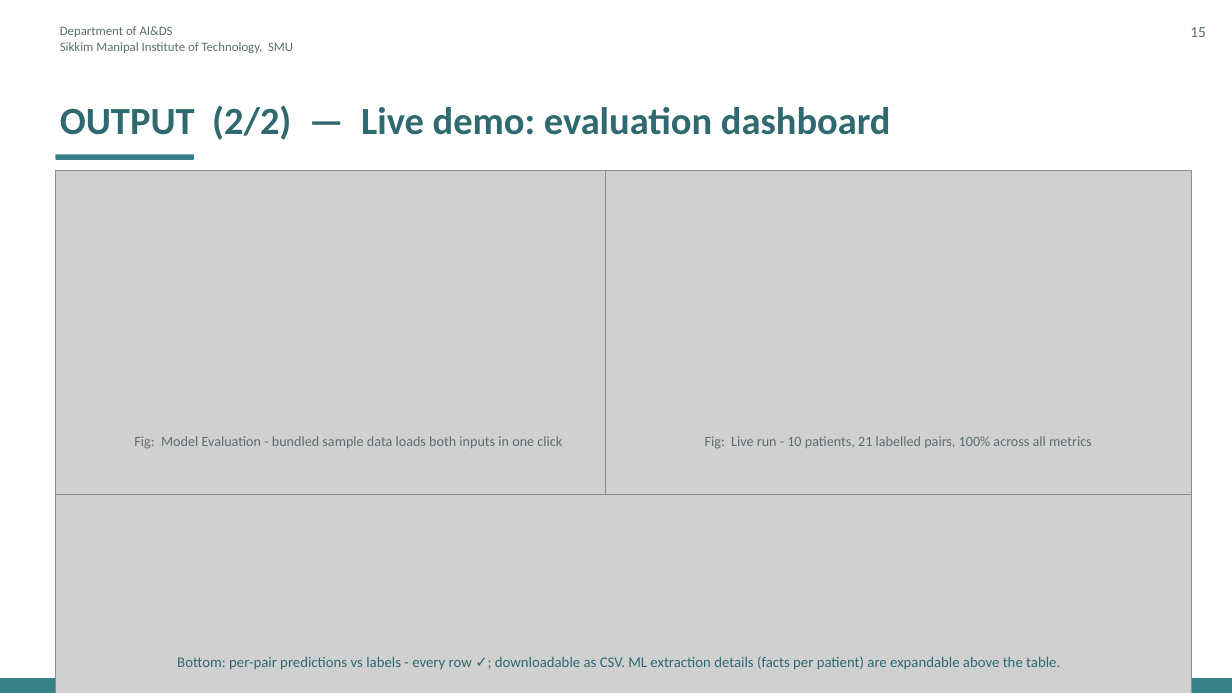
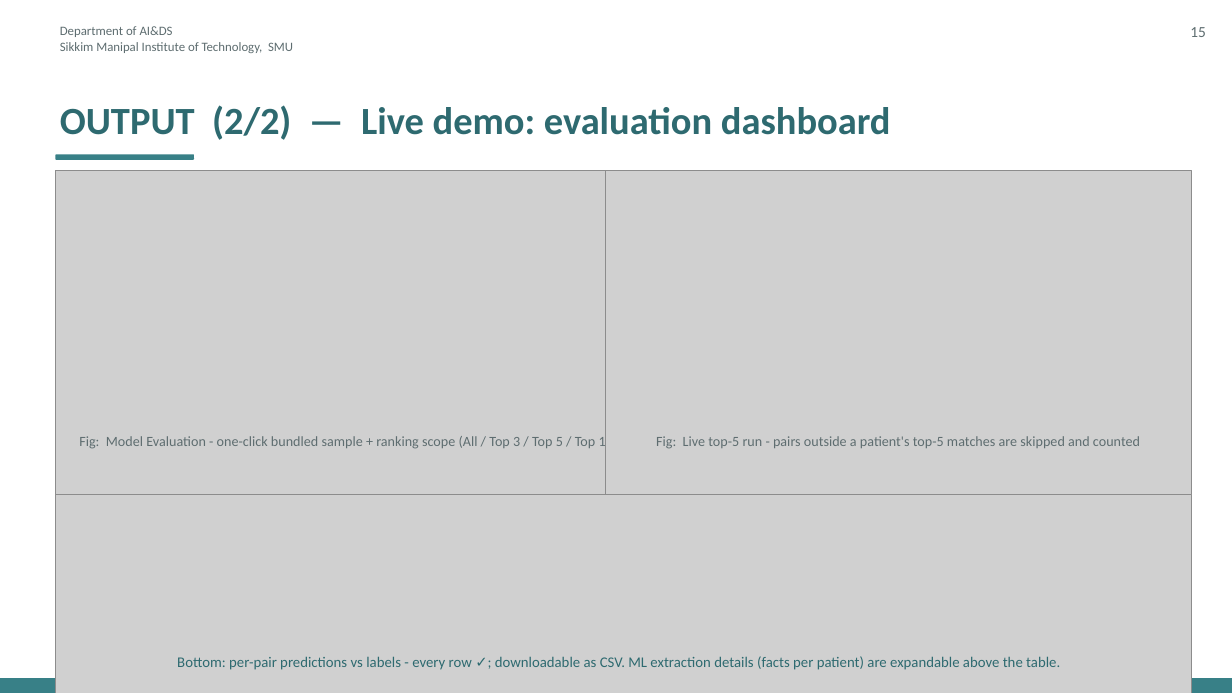
Before and after one commit to PragyaJ23/CTQ, a slide deck: slide 17 of CTQ_Presentation.pptx. Drawn at 1232x693 pixels with LibreOffice and Linux fonts; fonts in the diff are those of the drawing; grey boxes stand for pictures. Boxes give left, top, right and bottom in pixels: in the first picture for what was removed or moved away, otherwise in the second. Text is boxed around its words. In the diff, an @@ line names an element or a change of style, - is before the commit and + after.

```diff
--- a/CTQ_Presentation.pptx
+++ b/CTQ_Presentation.pptx
@@ text at [79,434,618,450]: text changed @@
-Fig: Model Evaluation - bundled sample data loads both inputs in one click
+Fig: Model Evaluation - one-click bundled sample + ranking scope (All / Top 3 / Top 5 / Top 10)
@@ text at [656,436,1140,449]: text changed @@
-Fig: Live run - 10 patients, 21 labelled pairs, 100% across all metrics
+Fig: Live top-5 run - pairs outside a patient's top-5 matches are skipped and counted
```
Also in this commit, not shown: 9 other slides changed, 31 other files.
